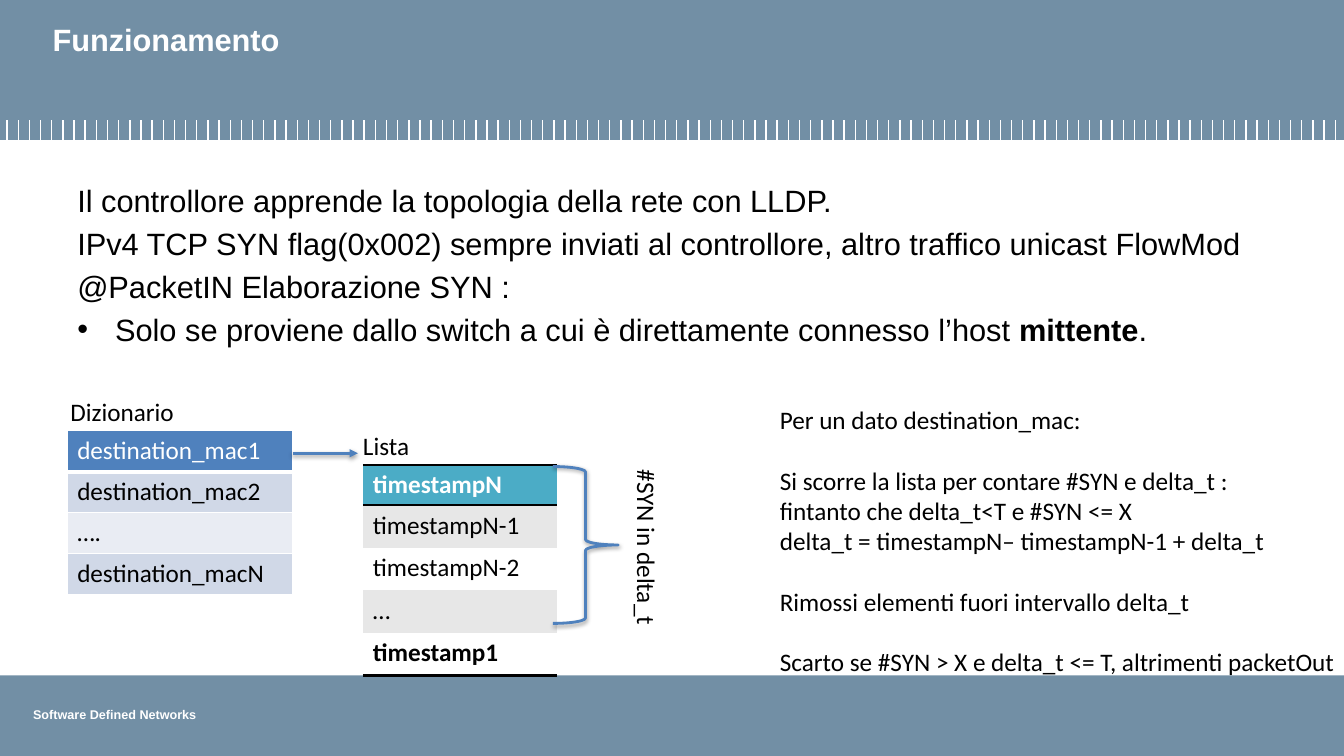
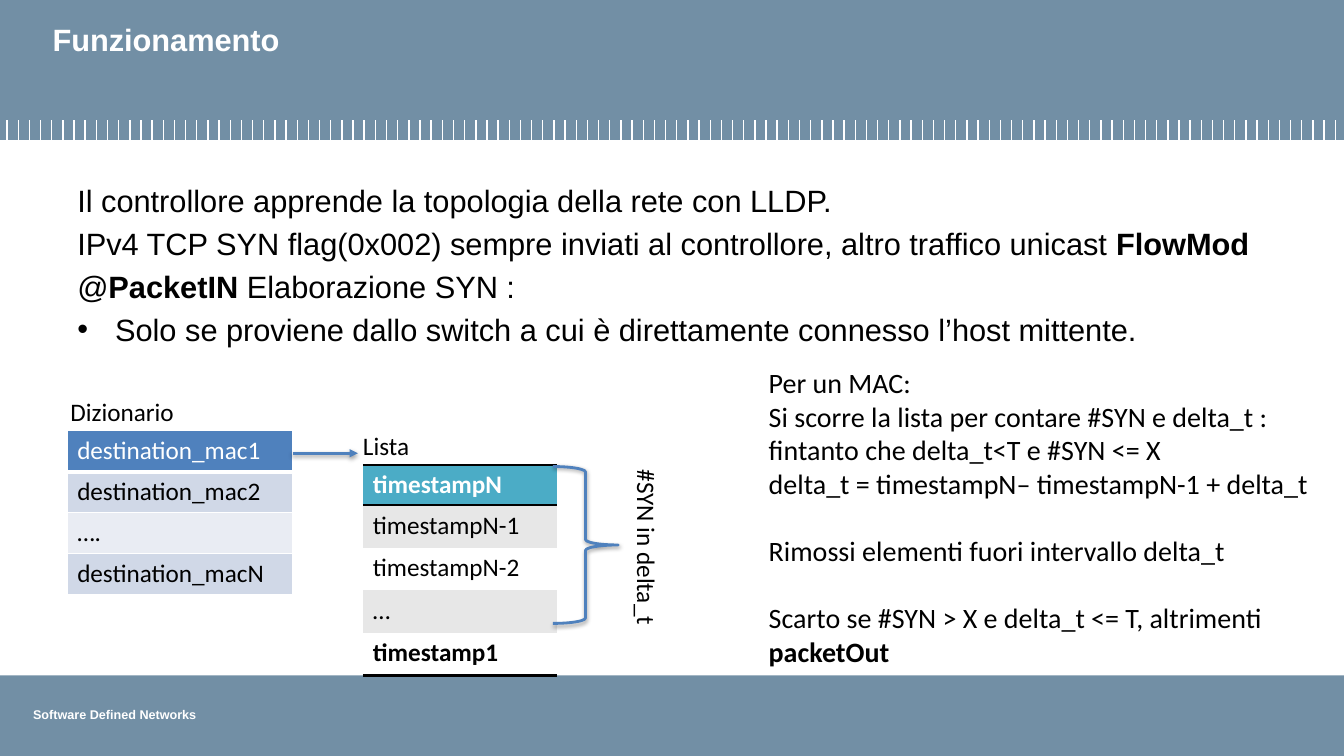
Before and after one commit to pierluigigrossi/progetto-SDN, a slide deck: slide 7 of intermedia8.pptx. Drawn at 1344x756 pixels with LibreOffice and Linux fonts; fonts in the diff are those of the drawing; background and template pictures are left out. Boxes give left, top, right and bottom in pixels: in the first picture for what was removed or moved away, otherwise in the second. Text is boxed around its words. In the diff, an @@ line names an element or a change of style, - is before the commit and + after.

```diff
--- a/intermedia8.pptx
+++ b/intermedia8.pptx
@@ text at <box>77,232,1249,347</box>: bold on in "FlowMod", "@PacketIN"; bold off in "mittente." @@
@@ text "Per un MAC:": place and size @@
-text "Per un MAC:" at <box>780,411,1334,678</box>
+text "Per un MAC:" at <box>769,375,1308,667</box>
@@ text at <box>769,375,910,394</box>: text changed; size 18 to 20 pt @@
-Per un dato destination_mac:
+Per un MAC:
@@ text at <box>769,407,1308,667</box>: size 18 to 20 pt; bold on in "packetOut" @@
```
Also in this commit, not shown: 4 other slides changed.
